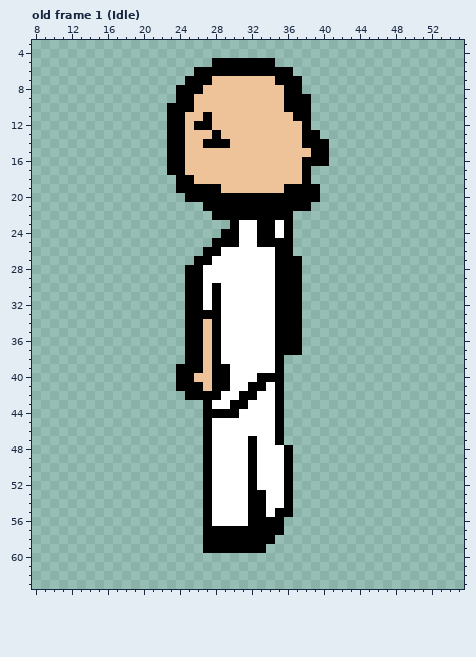
A pixel-art file gets an edit: Assets/Sprites/RunTest - Copy.aseprite. The picture above was drawn from the file before the commit.
64x64 pixels, 4 frames. Shown: old frame 1 (Idle): x 8..55, y 3..63. The commit also changed other frames, which this record leaves out.
Now the later version:
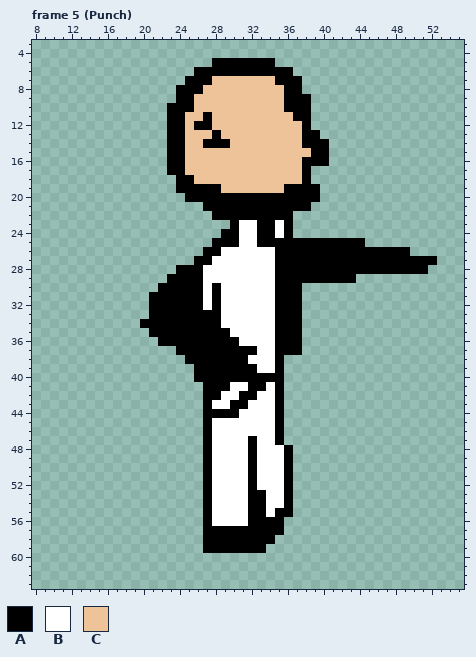
Palette (. is transparent): A #000000  B #ffffff  C #eec39a
A new or re-ordered frame is compared with the old frame closest to it.
Edits made:
frames 4 -> 9
Frame 5 (Punch) is new; against old frame 1 (Idle):
The author put colour A in row 25 at x 37 to 44; in row 26 at x 37 to 49; in row 27 at x 38 to 52; in row 28 at x 24 and 38 to 51; in row 29 at x 23 to 24 and 38 to 43; in row 30 at x 22 to 24.
The author put colour A in rows 31 to 33 at x 21 to 24; in row 34 at x 20 to 24; in row 35 at x 21 to 24; in row 36 at x 22 to 24; in row 37 at x 24.
Colour B becomes colour A in row 35 at x 29; in row 36 at x 29 to 30; in row 37 at x 29 to 32; in row 38 at x 29 to 31; in rows 39 to 40 at x 30 to 32.
Colour C becomes colour A in rows 34 to 39 at x 27; in row 40 at x 26 to 27; in row 41 at x 27.
Colour A is gone in rows 39 to 40 at x 24 to 25; in row 41 at x 24 to 26; in row 42 at x 25 to 26.
Where, in picture pixels (left, top, right, bottom), the same in both pictures:
added: (293, 238, 437, 283)
changed: (140, 265, 257, 400)
